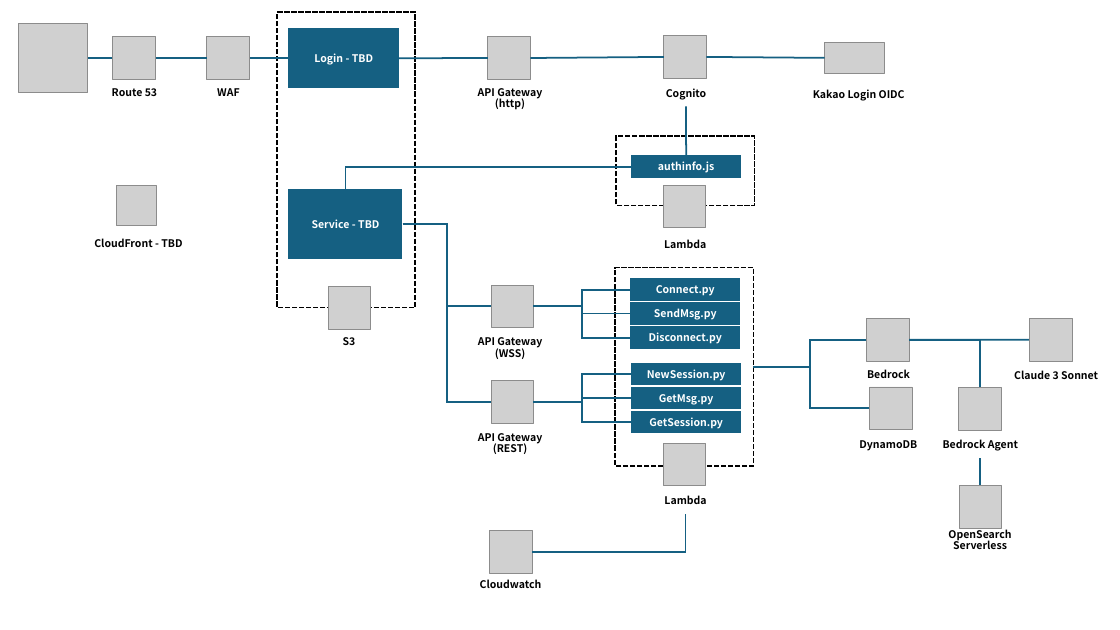
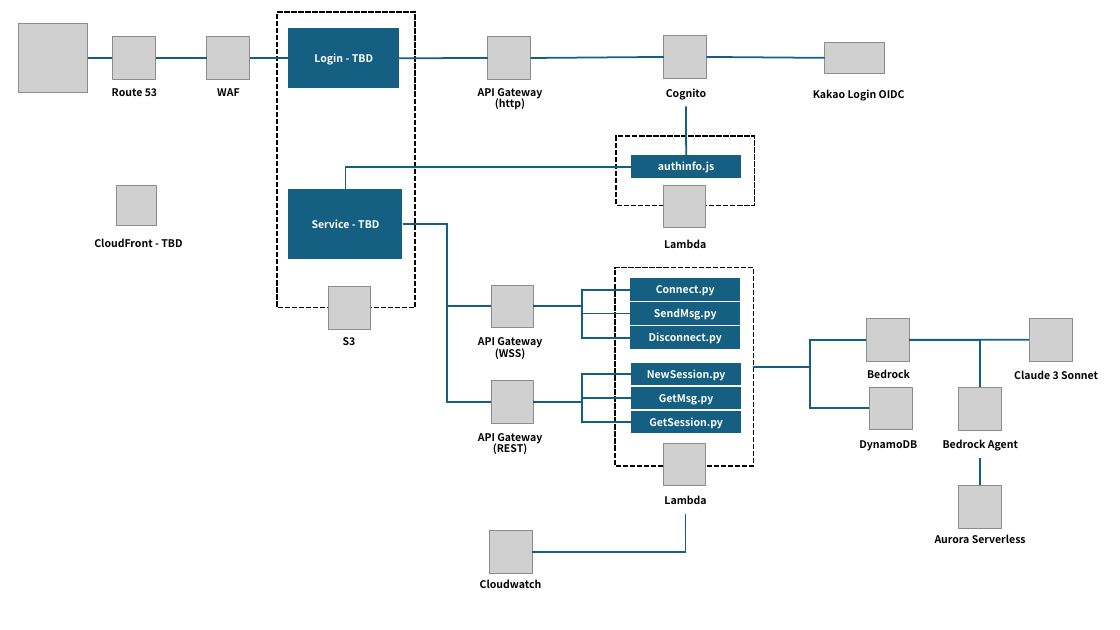
Before and after one commit to Yihoon-J/tarot-chat-AI, a slide deck: slide 9 of 개발계획서.pptx. Drawn at 1120x630 pixels with LibreOffice and Linux fonts; fonts in the diff are those of the drawing; grey boxes stand for pictures. Boxes give left, top, right and bottom in pixels: in the first picture for what was removed or moved away, otherwise in the second. Text is boxed around its words. In the diff, an @@ line names an element or a change of style, - is before the commit and + after.

```diff
--- a/개발계획서.pptx
+++ b/개발계획서.pptx
@@ text at [935,534,1026,543]: text changed @@
-OpenSearch Serverless
+Aurora Serverless
```
Also in this commit, not shown: 10 other files.
